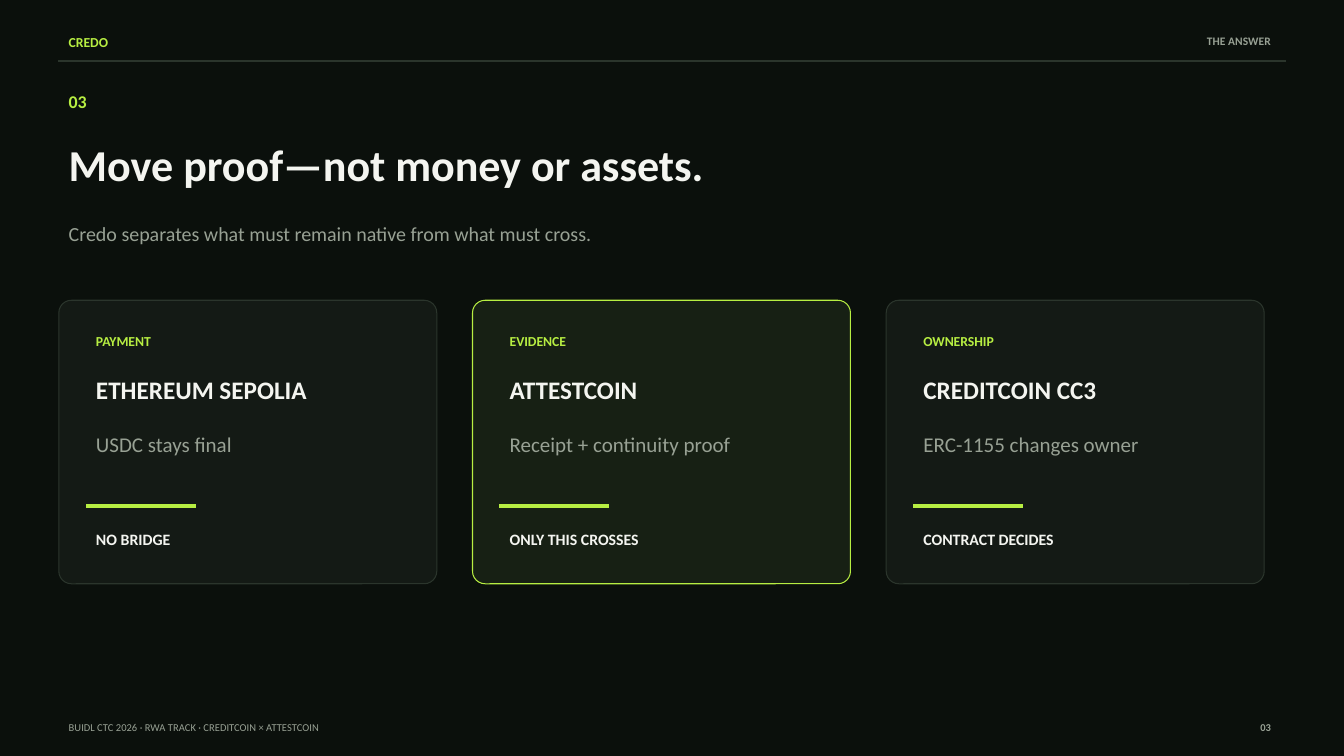
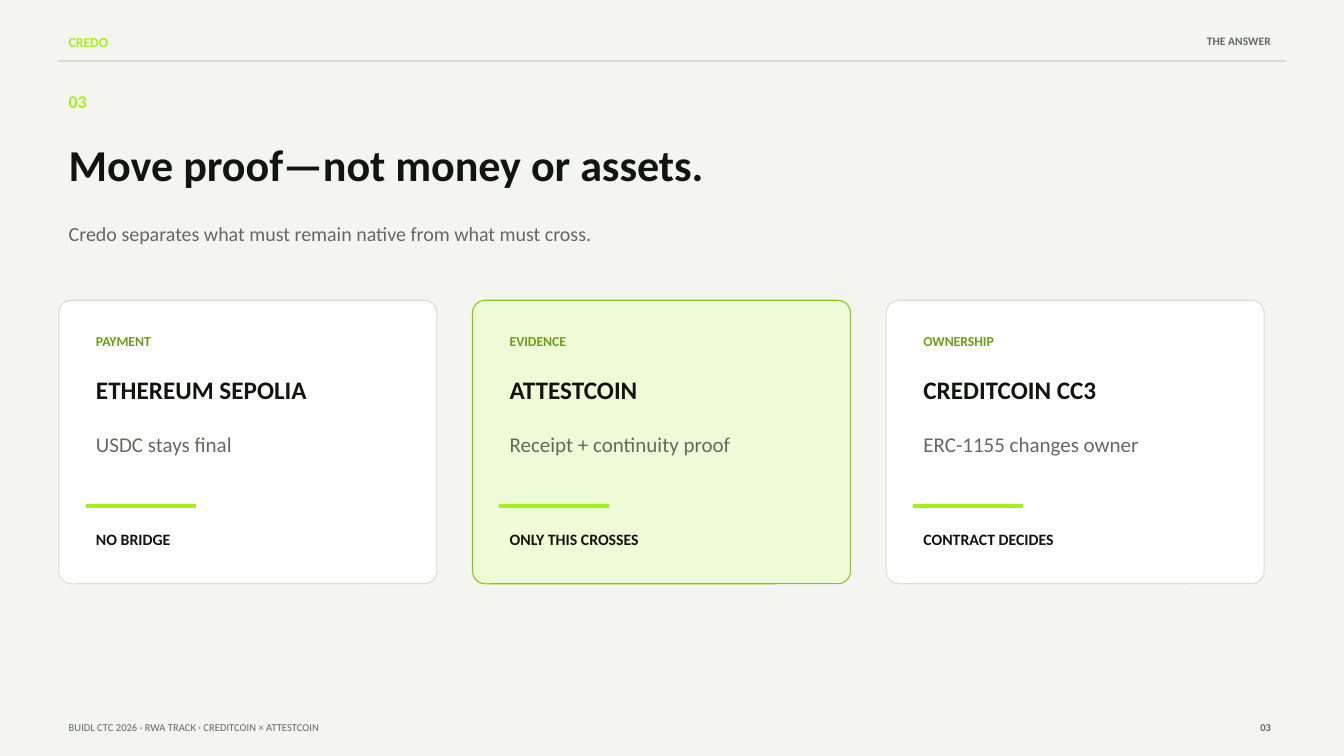
Before and after one commit to envexx/credo-settlement-rwa, a slide deck: slide 3 of docs/submission/credo-deck-professional.pptx. Drawn at 1344x756 pixels with LibreOffice and Linux fonts; fonts in the diff are those of the drawing. Boxes give left, top, right and bottom in pixels: in the first picture for what was removed or moved away, otherwise in the second. Text is boxed around its words. In the diff, an @@ line names an element or a change of style, - is before the commit and + after.

Commit message:
docs: align Credo deck with live brand palette

```diff
--- a/docs/submission/credo-deck-professional.pptx
+++ b/docs/submission/credo-deck-professional.pptx
@@ background #0B100C to #F4F5F0 @@
@@ text "CREDO" at (69,38,108,47): text colour #B7EE42 to #A7EF1C @@
@@ text "03" at (69,96,87,108): text colour #B7EE42 to #A7EF1C @@
@@ rectangle at (58,60,1286,62): fill #2B352C to #D8DDD5; outline #2B352C 0 pt to #D8DDD5 0 pt @@
@@ rounded rectangle at (58,300,437,584): fill #141A15 to #FFFFFF; outline #2B352C 0.75 pt to #D8DDD5 0.75 pt @@
@@ rounded rectangle at (473,300,851,584): fill #172014 to #EFFBD7; outline #B7EE42 0.75 pt to #85C90F 0.75 pt @@
@@ rounded rectangle at (886,300,1264,584): fill #141A15 to #FFFFFF; outline #2B352C 0.75 pt to #D8DDD5 0.75 pt @@
@@ text colour #B7EE42 to #6E9F12 in 3 elements at (96,337,151,346), (510,337,566,346), (923,337,994,346) @@
@@ fill #B7EE42 to #A7EF1C; outline #B7EE42 0 pt to #A7EF1C 0 pt in 3 elements at (500,504,609,507), (913,504,1022,507), (86,504,195,507) @@
@@ text colour #F4F5F0 to #111510 in 7 elements at (69,150,703,188), (96,382,306,400), (96,534,171,545), (510,382,638,399), (510,534,639,545), (923,382,1096,399), (923,534,1054,545) @@
@@ text colour #98A194 to #626A60 in 7 elements at (1207,37,1271,45), (69,227,591,244), (96,437,232,456), (510,437,731,456), (923,437,1139,456), (69,724,319,731), (1260,724,1271,731) @@
```
Also in this commit, not shown: 11 other slides changed, 1 other file.
